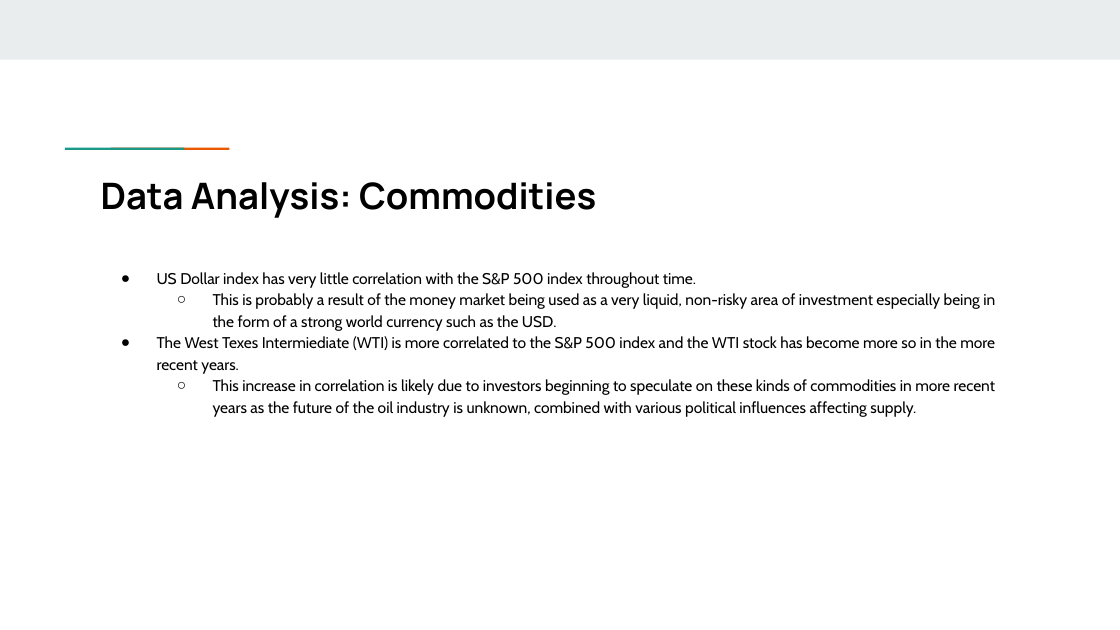
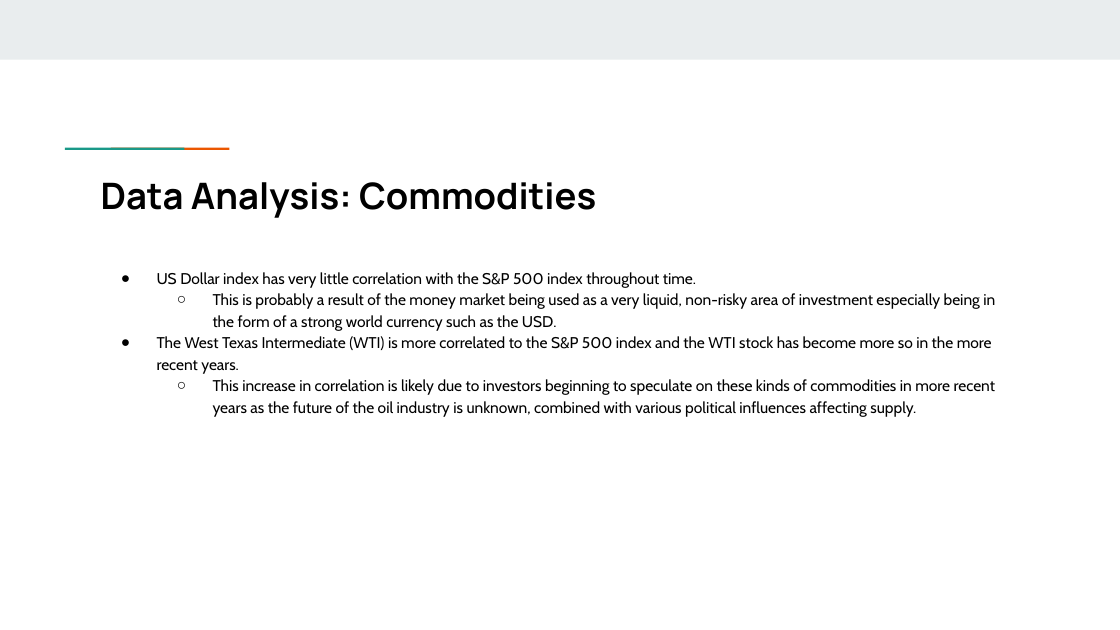
Before and after one commit to lfarlima/Monte-Carlo-Simulation, a slide deck: slide 6 of Project-01/Group Project Presentation.pptx. Drawn at 1120x630 pixels with LibreOffice and Linux fonts; fonts in the diff are those of the drawing. Boxes give left, top, right and bottom in pixels: in the first picture for what was removed or moved away, otherwise in the second. Text is boxed around its words. In the diff, an @@ line names an element or a change of style, - is before the commit and + after.

```diff
--- a/Project-01/Group Project Presentation.pptx
+++ b/Project-01/Group Project Presentation.pptx
@@ text at (157, 336, 992, 374): text changed @@
-● The West Texes Intermiediate (WTI) is more correlated to the S&P 500 index and the WTI stock has become more so in the more recent years.
+● The West Texas Intermediate (WTI) is more correlated to the S&P 500 index and the WTI stock has become more so in the more recent years.
```
Also in this commit, not shown: 7 other slides changed, 2 other files.
